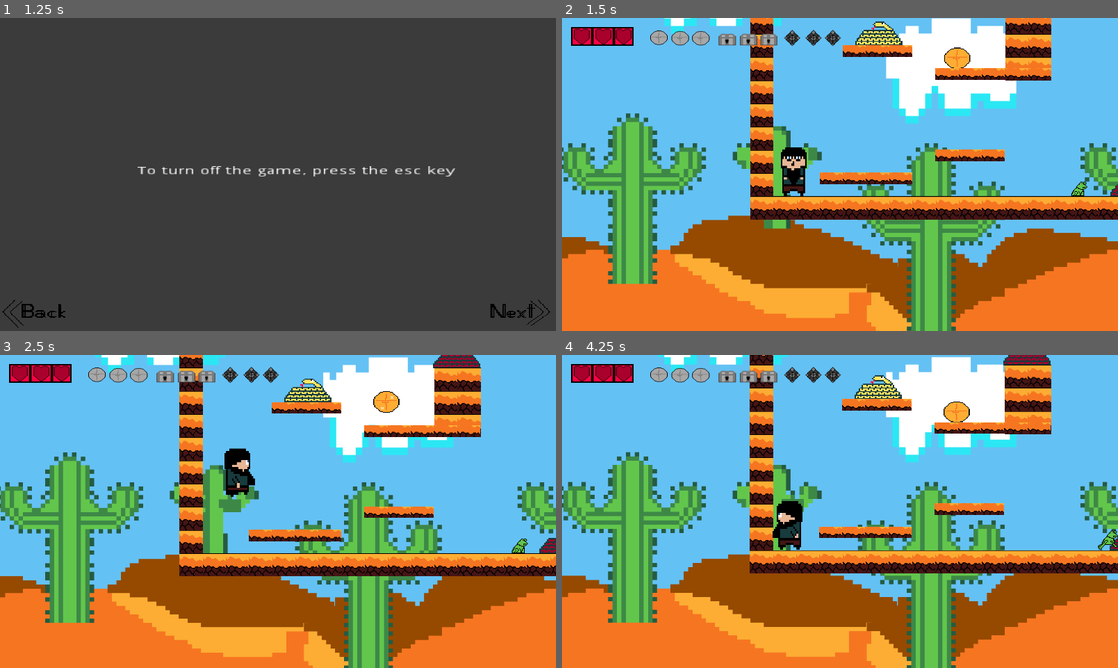
Above: before the commit, frames 1-4 (two rows, left to right).
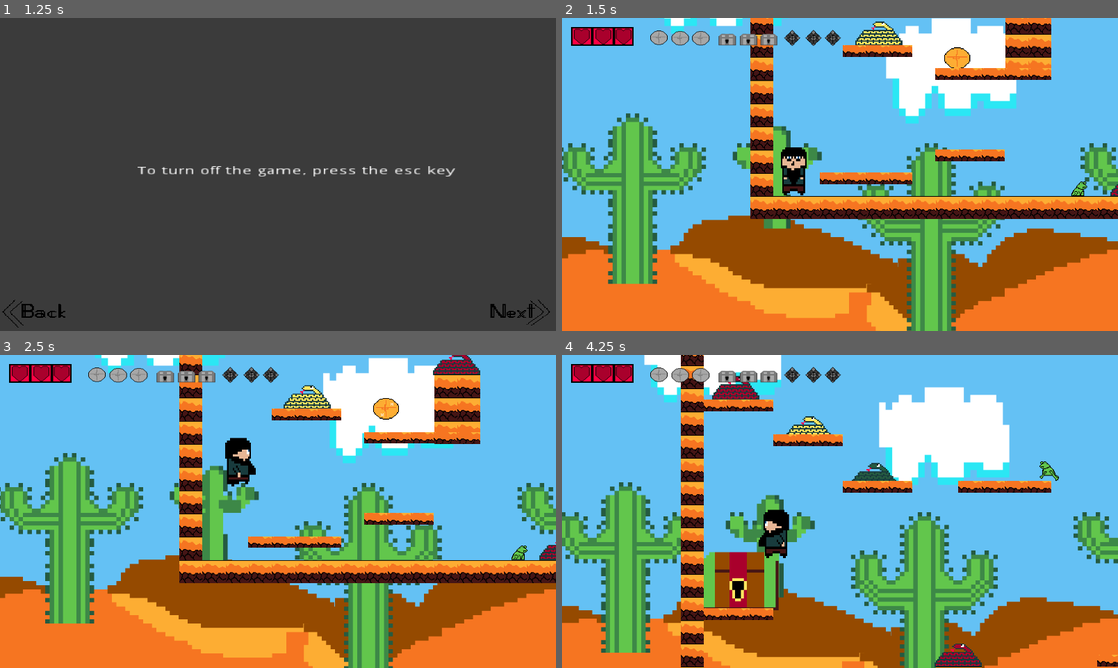
Above: after the commit, the same moments.

Repository: KamilKarmazyn/Inzynierka
Game: Godot game, scene res://Scene/MainMenu.tscn
The game is run twice, just before and just after one commit, with the same random seed, the same clock (stepped at 60 frames per second) and the same inputs.
Inputs (mouse positions are in pixels of both pictures, inside the frame that each line leads up to):
- Up to frame 1 (1.25 s): click (38, 77) at 0.5 s
- Up to frame 2 (1.5 s): click (1084, 312) at 1.25 s
- Up to frame 3 (2.5 s): move the mouse to (250, 574) at 2.02 s; press the mouse at (250, 574) at 2.03 s; hold Right (ui_right) from 2.03 s (still down); tap Up (ui_up) at 2.27 s
- Up to frame 4 (4.25 s): move the mouse to (1006, 558) at 2.77 s; release the mouse at (1006, 558) at 2.78 s; click (1006, 558) at 2.85 s; tap Up (ui_up) at 3.02 s; move the mouse to (673, 464) at 3.52 s; release Right (ui_right) at 3.53 s; press the mouse at (673, 464) at 3.53 s; hold Left (ui_left) from 3.53 s (still down)

Frame 1 is identical in both runs. In frame 2, 0.7% of the frame differs, in the area x 33-100%, y 1-65%; in frame 3, 17%; in frame 4, 55%, in the area x 0-100%, y 0-100%.

Commit message:
Grawitacja
Rework

Diff:
--- a/Inżynierka/Scripts/JumpPad.gd
+++ b/Inżynierka/Scripts/JumpPad.gd
@@ -3,7 +3,7 @@
 func _on_JumpPad_body_entered(body):
 	if body.is_in_group("Player"):
 		$AnimatedSprite.play("jump")
-		body.velocity.y = -1000
+		body.velocity.y = -1100
 		body.move_and_slide(body.velocity)
 
 
--- a/Inżynierka/Scripts/JumpPadMedium.gd
+++ b/Inżynierka/Scripts/JumpPadMedium.gd
@@ -3,7 +3,7 @@
 func _on_JumpPadMedium_body_entered(body):
 	if body.is_in_group("Player"):
 		$AnimatedSprite.play("jump")
-		body.velocity.y = -1200
+		body.velocity.y = -1400
 		body.move_and_slide(body.velocity)
 
 func _on_AnimatedSprite_animation_finished():
--- a/Inżynierka/Scripts/JumpPadStrong.gd
+++ b/Inżynierka/Scripts/JumpPadStrong.gd
@@ -3,7 +3,7 @@
 func _on_JumpPadStrong_body_entered(body):
 	if body.is_in_group("Player"):
 		$AnimatedSprite.play("jump")
-		body.velocity.y = -1650
+		body.velocity.y = -2000
 		body.move_and_slide(body.velocity)
 
 func _on_AnimatedSprite_animation_finished():
--- a/Inżynierka/Scripts/PlayerWalk.gd
+++ b/Inżynierka/Scripts/PlayerWalk.gd
@@ -4,7 +4,7 @@
 const MC = "Player"
 const Speed = 20
 const knockback = 200
-const jump = -800
+const jump = -1050
 const Up = Vector2(0, -1)
 export (int) var health = 3
 export (int) var coin = 3
@@ -29,7 +29,7 @@
 
 func Move_Hero():
 	var Move = Vector2.ZERO
-	gravity = 15
+	gravity = 20
 	Move.y += gravity
 	if not dead and not $AnimatedSprite.animation == "Auc":
 		if Input.is_action_pressed("ui_right"):
@@ -55,13 +55,6 @@
 	velocity.x = clamp(velocity.x, -Max_speed, Max_speed)
 	velocity = move_and_slide(velocity, Up)
 	print(health)
-
-
-func _on_AttackDetector_body_entered(body):
-	if Input.is_action_pressed("Left_mouse_button"):
-		$AnimatedSprite.play("Attack")
-	pass # Replace with function body.
-
 
 func _on_Hitbox3_area_entered(area):
 		if area.is_in_group("BadGuy"):
